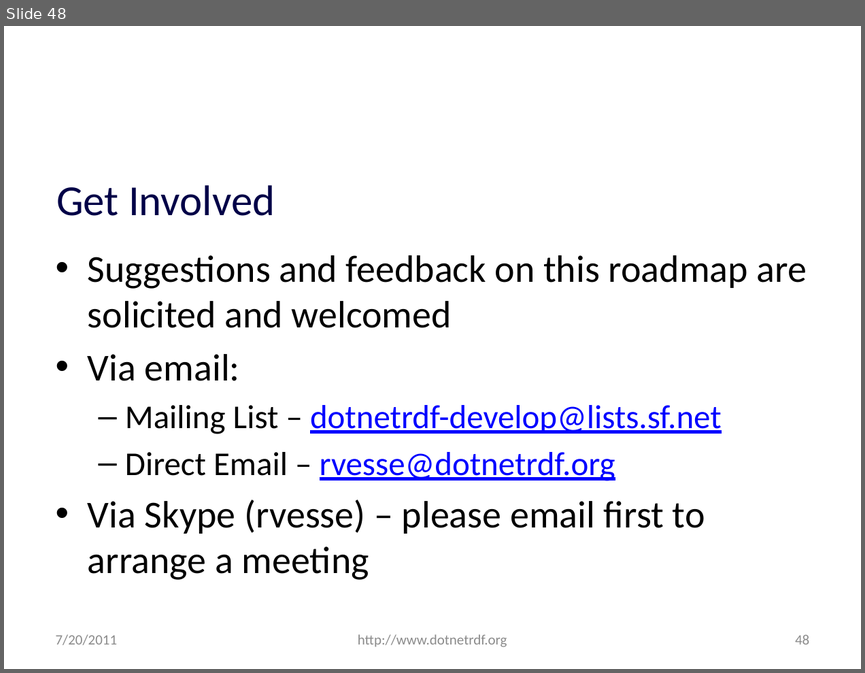
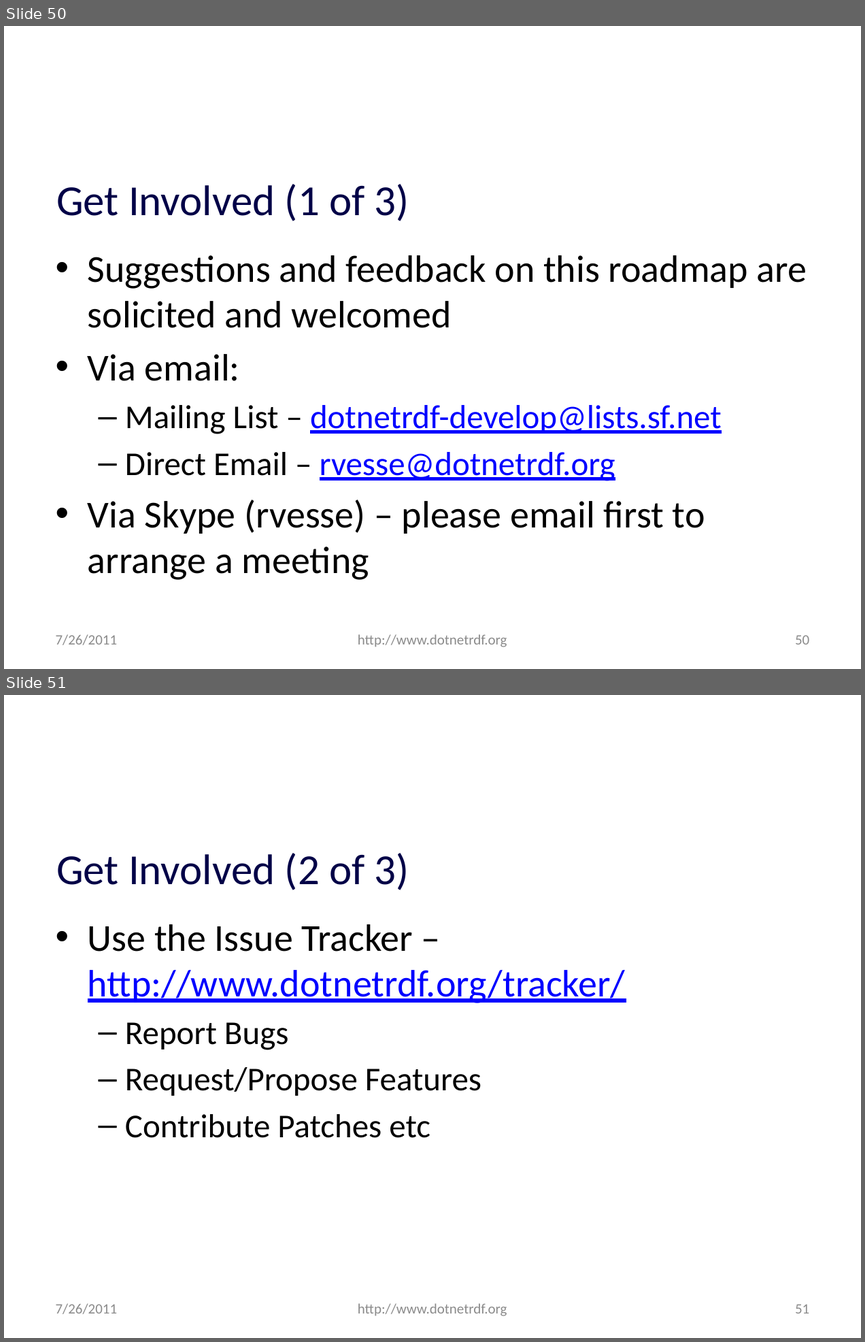
Before and after one commit to JohnGoldsmith/dotnetrdf-wiki, a slide deck: Slides/Roadmap.pptx. Shown one above the other, each under a label of ours: slide 48 before the commit, slides 50 and 51 after it. The pictures are 865x673 and 865x1342 pixels, drawn with LibreOffice and Linux fonts; fonts in the diff are those of the drawing; background and template pictures are left out. Boxes give left, top, right and bottom in pixels: in the first picture for what was removed or moved away, otherwise in the second. Text is boxed around its words. In the diff, an @@ line names an element or a change of style, - is before the commit and + after.

```diff
--- a/Slides/Roadmap.pptx
+++ b/Slides/Roadmap.pptx
@@ slide 51 added at box(4, 695, 861, 1338), background #FFFFFF @@
@@ title added at box(56, 853, 409, 890), 36 pt, text #010147 @@
+Get Involved (2 of 3)
@@ text added at box(88, 924, 626, 1138), 28 pt, text #000000 @@
+• Use the Issue Tracker – http://www.dotnetrdf.org/tracker/
+  – Report Bugs
+  – Request/Propose Features
+  – Contribute Patches etc
@@ text added at box(56, 1303, 118, 1314), 12 pt, text #8C8C8C @@
+7/26/2011
@@ text added at box(358, 1303, 507, 1316), 12 pt, text #8C8C8C @@
+http://www.dotnetrdf.org
@@ page number added at box(795, 1304, 809, 1313), 12 pt, text #8C8C8C @@
+51
@@ what was slide 48 is now slide 50 @@
@@ slide 50 changed as well @@
@@ title at box(56, 184, 409, 221): text changed @@
-Get Involved
+Get Involved (1 of 3)
@@ text at box(56, 634, 118, 645): text changed @@
-7/20/2011
+7/26/2011
@@ page number at box(795, 635, 809, 644): text changed @@
-48
+50
```
Also in this commit, not shown: 47 other slides changed, 4 other slides added.
